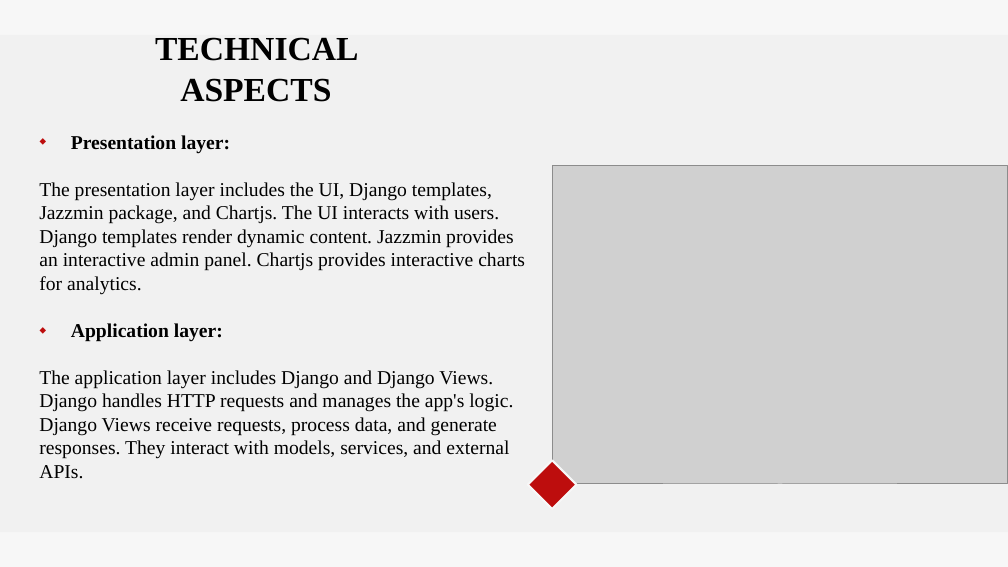
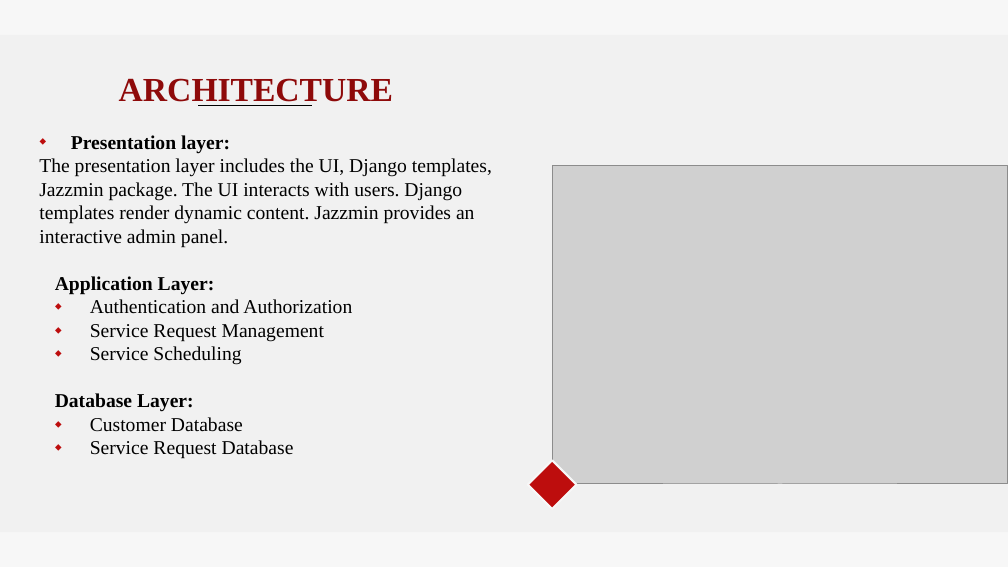
Before and after one commit to akshayanish2610/MINI-PROJECT, a slide deck: slide 6 of Presentation/car care.pptx (slide 5 before the commit). Drawn at 1008x567 pixels with LibreOffice and Linux fonts; fonts in the diff are those of the drawing; grey boxes stand for pictures. Boxes give left, top, right and bottom in pixels: in the first picture for what was removed or moved away, otherwise in the second. Text is boxed around its words. In the diff, an @@ line names an element or a change of style, - is before the commit and + after.

Commit message:
modified ppt

```diff
--- a/Presentation/car care.pptx
+++ b/Presentation/car care.pptx
@@ title at <box>119,78,393,106</box>: text changed; text colour #000000 to #8E0A0A @@
-TECHNICAL ASPECTS
+ARCHITECTURE
@@ line added from (199, 106) to (311, 106), #000000 0.75 pt @@
@@ text at <box>39,158,492,459</box>: text changed @@
-The presentation layer includes the UI, Django templates, Jazzmin package, and Chartjs. The UI interacts with users. Django templates render dynamic content. Jazzmin provides an interactive admin panel. Chartjs provides interactive charts for analytics.
-⬩ Application layer:
-The application layer includes Django and Django Views. Django handles HTTP requests and manages the app's logic. Django Views receive requests, process data, and generate responses. They interact with models, services, and external APIs.
+The presentation layer includes the UI, Django templates, Jazzmin package. The UI interacts with users. Django templates render dynamic content. Jazzmin provides an interactive admin panel.
+Application Layer:
+⬩ Authentication and Authorization
+⬩ Service Request Management
+⬩ Service Scheduling
+Database Layer:
+⬩ Customer Database
+⬩ Service Request Database
```
Also in this commit, not shown: 10 other slides changed, 5 slides added, 4 slides removed.
